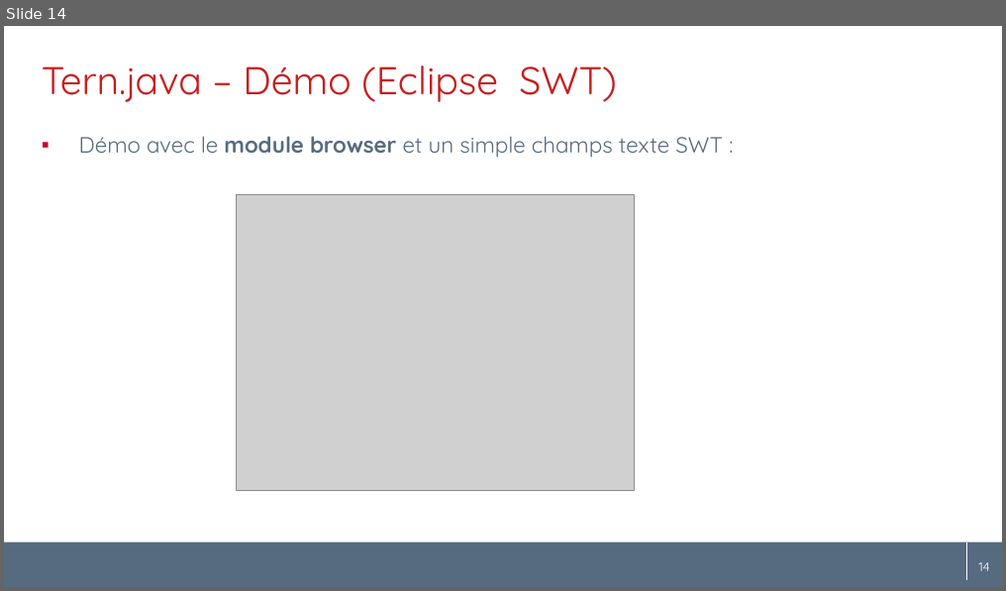
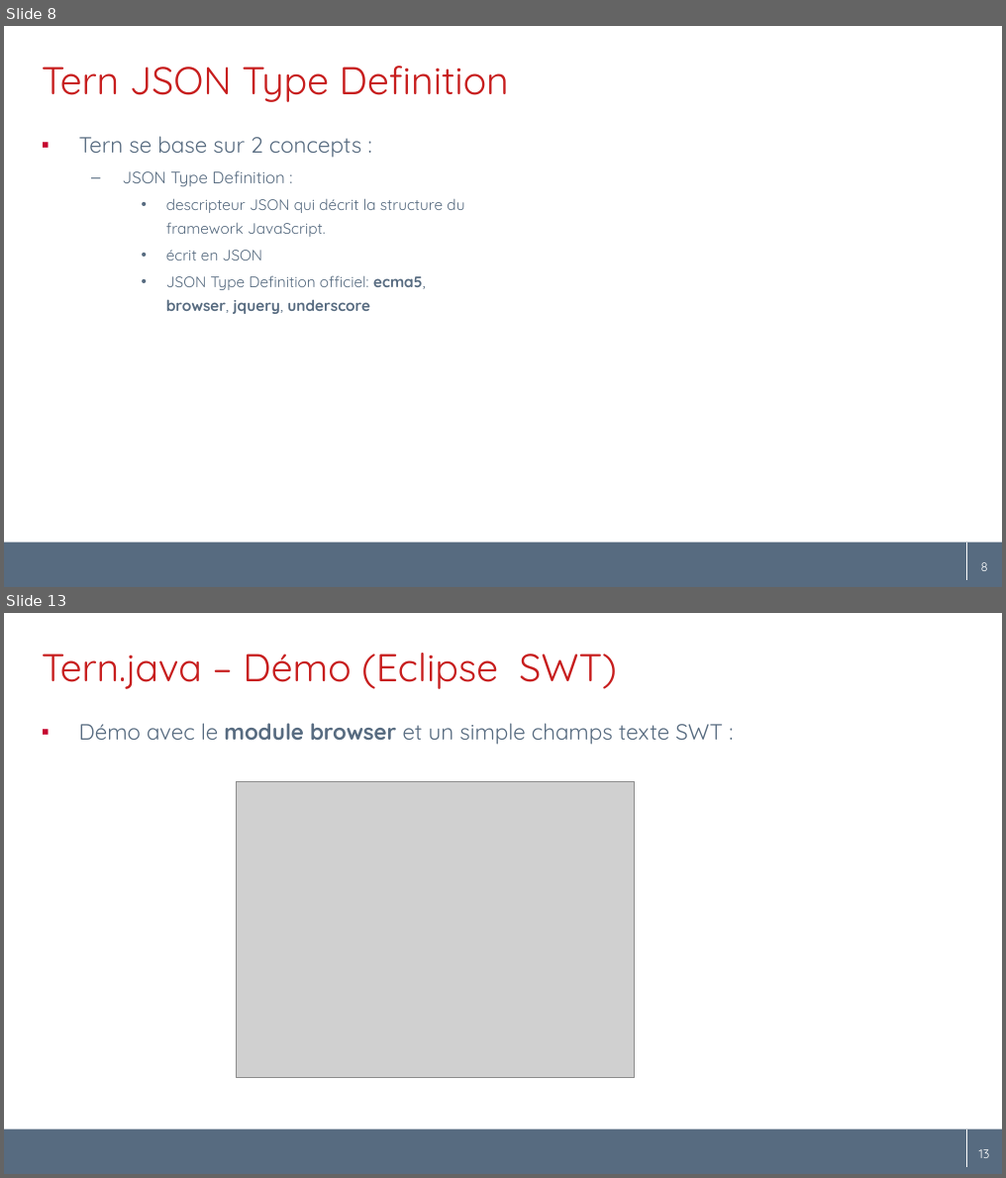
Before and after one commit to angelozerr/tern.java, a slide deck: docs/tern.java_fr.pptx. Shown one above the other, each under a label of ours: slide 14 before the commit, slides 8 and 13 after it; the slides between them are not shown. The pictures are 1006x591 and 1006x1178 pixels, drawn with LibreOffice and Linux fonts; fonts in the diff are those of the drawing; grey boxes stand for pictures; background and template pictures are left out. Boxes give left, top, right and bottom in pixels: in the first picture for what was removed or moved away, otherwise in the second. Text is boxed around its words. In the diff, an @@ line names an element or a change of style, - is before the commit and + after.

Commit message:
[docs] add tern-jug

```diff
--- a/docs/tern.java_fr.pptx
+++ b/docs/tern.java_fr.pptx
@@ slide 8 added at (4,26,1002,587), background #FFFFFF; not listed: 3 template elements that a slide beside it also shows @@
@@ title added at (42,66,509,102), 28 pt, text #C71D1D @@
+Tern JSON Type Definition
@@ text added at (79,136,464,314), 11 pt, text #576B80 @@
+▪ Tern se base sur 2 concepts :
+  – JSON Type Definition :
+    • descripteur JSON qui décrit la structure du framework JavaScript.
+    • écrit en JSON
+    • JSON Type Definition officiel: ecma5, browser, jquery, underscore
@@ page number added at (963,553,1002,582), 9 pt, text #FFFFFF @@
+8
@@ what was slide 14 is now slide 13 @@
@@ page number at (972,1150,983,1158): text changed @@
-14
+13
@@ page number at (979,1150,990,1158): text changed @@
-14
+13
```
Also in this commit, not shown: 6 slides changed, 3 other slides added, 4 slides removed.
